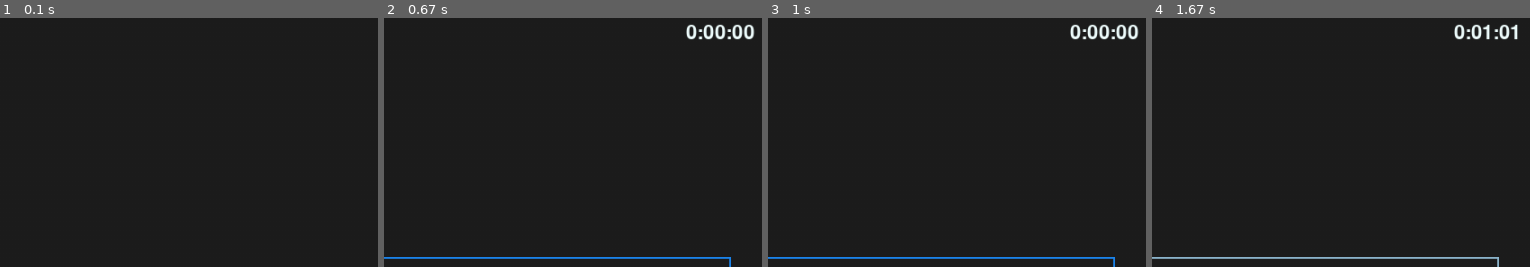
Above: before the commit, frames 1-4 (left to right).
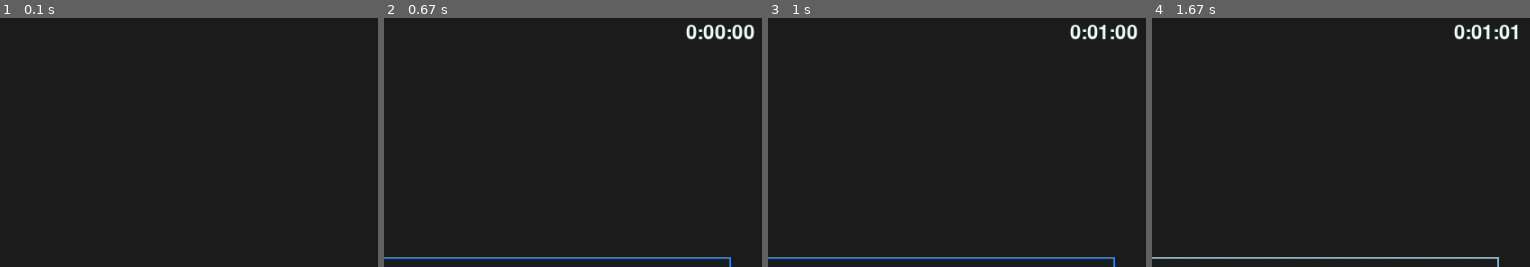
Above: after the commit, the same moments.

Repository: NiamV/OxfordHack
Game: pygame game, started from textInput.py
Same seed, same stepped clock (60 frames per second), same inputs: the game is played once before the commit and once after it.
Inputs (mouse positions are % of the whole screen's width and height, from its top left):
- Up to frame 1 (0.1 s): no input
- Up to frame 2 (0.67 s): click "Level 2" at 0.38 s
- Up to frame 3 (1 s): click "SKIP (+1 minute)" at 0.72 s
- Up to frame 4 (1.67 s): click (11, 41) at 1.05 s
The pictures show only the part of the screen within x 50-100%, y 0-50%; the shares and areas given below are measured in that part.

Frames 1-2 are identical in both runs. In frame 3, 0.4% of the frame differs, in the area x 87-99%, y 2-9%; in frame 4, nothing differs.

Commit message:
Added score feature, minor UI updates

Diff:
--- a/textInput.py
+++ b/textInput.py
@@ -194,6 +194,7 @@
 
         # Sets the number of problems done to 0
         count = 0
+        numCorrect = 0
         currentImageCount = imageCount[level-1]
         possibleSeeds = (math.factorial(currentImageCount) / math.factorial(currentImageCount + 1 - GAME_LENGTH))
         try:
@@ -224,6 +225,7 @@
                     if event.key == pg.K_RETURN:
                         if questions[count].isCorrect():
                             count += 1
+                            numCorrect += 1
                             if count >= GAME_LENGTH:
                                 endtime = secondsToString(counter).rjust(3)
                                 gameDone = True
@@ -242,8 +244,9 @@
             if skipButton.active:
                 count += 1 # Moves onto next question
                 counter += 60 # Increases stopwatch count by 1 min (60 seconds)
+                timerText = secondsToString(counter).rjust(3)
                 if count >= GAME_LENGTH: # Checks if game is finished
-                    endtime = secondsToString(counter).rjust(3)
+                    endtime = timerText
                     gameDone = True
                 skipButton.active = False
 
@@ -257,8 +260,11 @@
                 screen.blit(FONT.render(timerText, True, COLOR_MAIN), (screenWidth - 150, 40))
             except IndexError:
                 # Shows endgame screen
-                screen.blit(FONT.render("You're done!", True, COLOR_MAIN), (LEFT_MARGIN, LEFT_MARGIN))
-                screen.blit(FONT.render("You took this long: " + endtime, True, COLOR_MAIN), (LEFT_MARGIN, LEFT_MARGIN + 100))
+                screen.blit(TITLE_FONT.render("Level completed!", True, COLOR_MAIN), (LEFT_MARGIN, LEFT_MARGIN))
+                screen.blit(FONT.render("Time: " + endtime, True, COLOR_INACTIVE), (LEFT_MARGIN, LEFT_MARGIN + 200))
+                screen.blit(FONT.render("Score: " + str(numCorrect) + "/" + str(GAME_LENGTH), True, COLOR_INACTIVE), (LEFT_MARGIN, LEFT_MARGIN + 240))
+                screen.blit(FONT.render("Press ENTER to return to the home page", True, COLOR_ACTIVE), (LEFT_MARGIN, LEFT_MARGIN + 440))
+
                 pg.display.flip()
                 notQuiteDone = True
 
Not shown, changed: imageMapping.pyc
